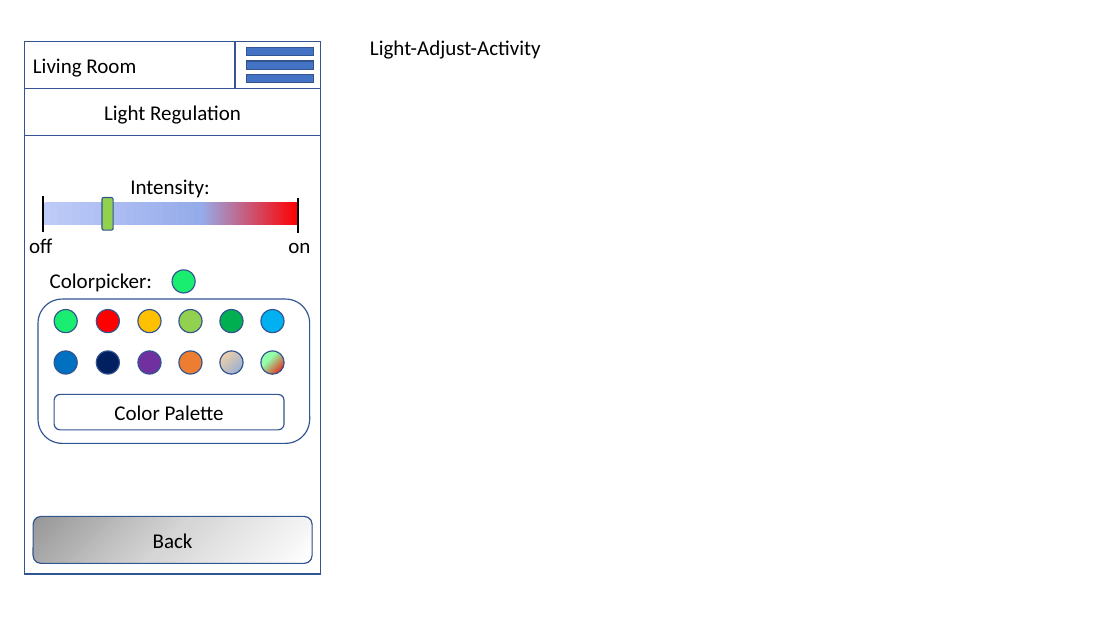
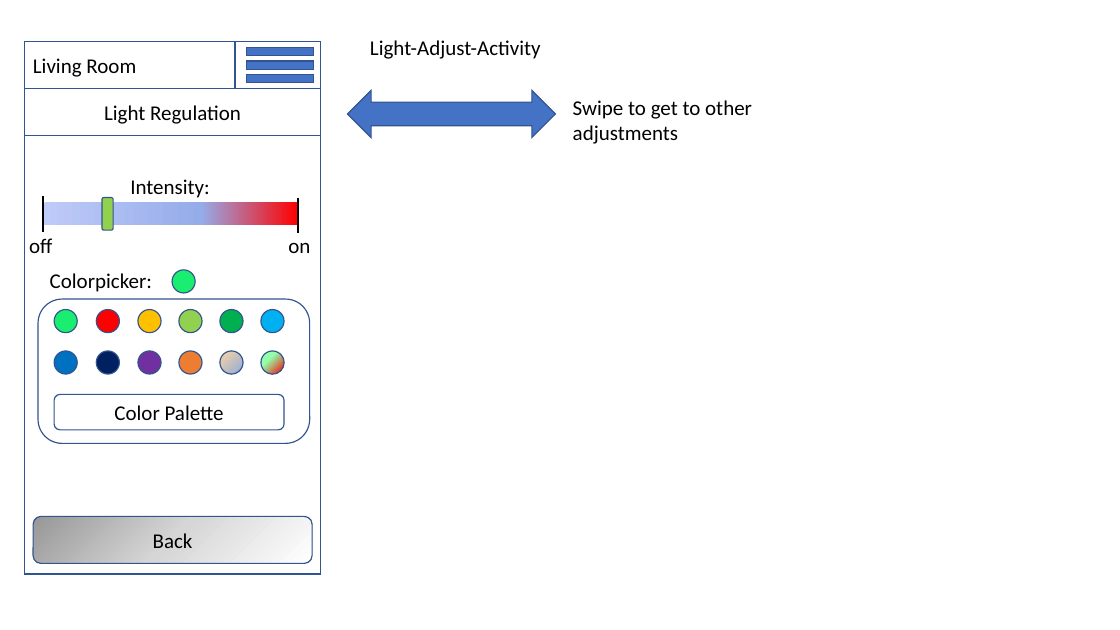
Before and after one commit to DavidOno/SmartHomeApp, a slide deck: slide 5 of Planning/Visualization/AllActivitiesVisualized.pptx (slide 4 before the commit). Drawn at 1120x630 pixels with LibreOffice and Linux fonts; fonts in the diff are those of the drawing. Boxes give left, top, right and bottom in pixels: in the first picture for what was removed or moved away, otherwise in the second. Text is boxed around its words. In the diff, an @@ line names an element or a change of style, - is before the commit and + after.

```diff
--- a/Planning/Visualization/AllActivitiesVisualized.pptx
+++ b/Planning/Visualization/AllActivitiesVisualized.pptx
@@ left right arrow added at [348,91,556,138], fill #4472C4, outline #325491 1 pt @@
@@ text added at [573,100,752,144], 18 pt, text #000000 @@
+Swipe to get to other adjustments
```
Also in this commit, not shown: 1 other slide changed, 1 slide added.
